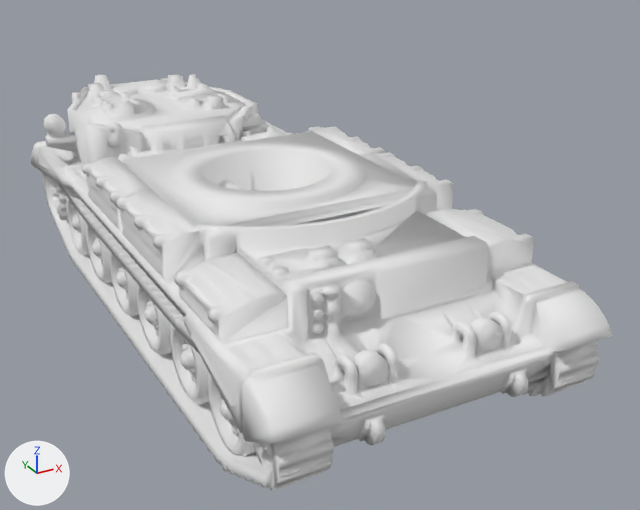
One commit to the glTF model public/models/tanks/community/recovered/challenger_cruiser.glb: the scene before it, then after it.
One viewpoint serves both versions: a 50 mm camera at (-19.6, -112.8, 43.1) aimed at (19.9, -41.1, 7.3). The lights are fixed; the arrows at lower left show +X, +Y and +Z. The older version comes first. Where no turn or scale is listed for an object, it has been applied to the vertices.

Objects in the first picture: 'HullMesh', 'TurretMesh'.
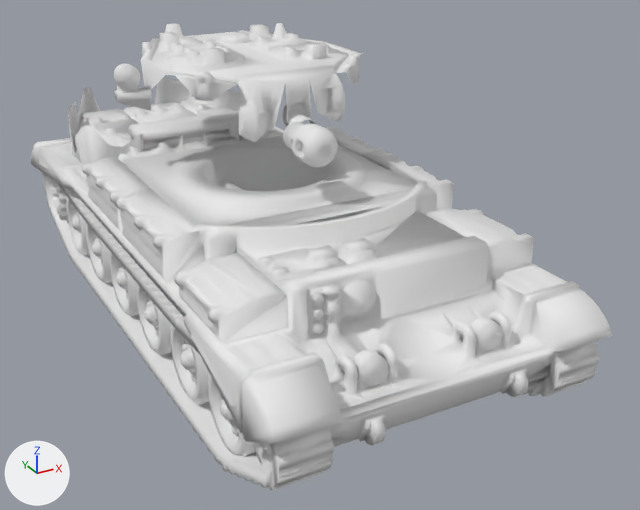
ob_turret is not drawn itself; it is the parent of ob_turretmesh.

Where the newer file only moved an object's origin or applied its transform, the numbers keep the older frame.

Pixel boxes (x1, y1, x2, y2) of what changed, in the pictures (640 x 510 px):
'TurretMesh', reshaped, moved
    before: (43, 74, 258, 190)
    after: (114, 23, 364, 167)
'PrintSpares', added
    after: (67, 78, 243, 190)
part 1 of me_1_100_challenger_turret_1, deleted
    before: (43, 74, 258, 190)
part 2 of me_1_100_challenger_turret_1, added
    after: (114, 23, 364, 167)

The change, as a diff of the scene's bpy script:
```diff
--- a/public/models/tanks/community/recovered/challenger_cruiser.glb.py
+++ b/public/models/tanks/community/recovered/challenger_cruiser.glb.py
@@ me_1_100_challenger_turret_1 @@
 # used by ob_turretmesh; parent = ob_turret; location = (0.0, 0.0, 0.0)
-me_1_100_challenger_turret_1.from_pydata(...)  # 6138 vertices, 12272 faces; spans x 0.0..23.5, y 0.0..19.2, z 0.0..59.6
+me_1_100_challenger_turret_1.from_pydata(...)  # 5278 vertices, 10292 faces; spans x 3.4..26.9, y -50.6..-19.3, z 19.3..27.7
+# me_1_100_challenger_turret_1 part 1: 6138 vertices removed from x 0.0..23.5, y 0.0..19.2, z 0.0..59.6
+# me_1_100_challenger_turret_1 part 2: 5278 vertices added at x 3.4..26.9, y -50.6..-19.3, z 19.3..27.7
 me_1_100_challenger_turret_1.materials.append(mat_recoveredpaint)
@@ me_printspares @@
+me_printspares.from_pydata(...)  # 1129 vertices, 1980 faces; spans x 2.9..23.5, y -54.0..-1.3, z 0.0..17.6
+me_printspares.materials.append(mat_recoveredpaint)  # white #e7e7e7
@@ ob_turret @@
 ob_turret = bpy.data.objects.new('Turret', None)
-ob_turret.parent = ob_root
-ob_turret.location = (0.0, 0.0, 0.0)
+ob_turret.location = (15.2, -14.5, 14.4)
@@ ob_turretmesh @@
 ob_turretmesh.parent = ob_turret
-ob_turretmesh.location = (0.0, 0.0, 0.0)
+ob_turretmesh.location = (-15.2, 14.5, -14.4)
@@ ob_printspares @@
+ob_printspares = bpy.data.objects.new('PrintSpares', me_printspares)
+ob_printspares.location = (0.0, 0.0, 0.0)
```
